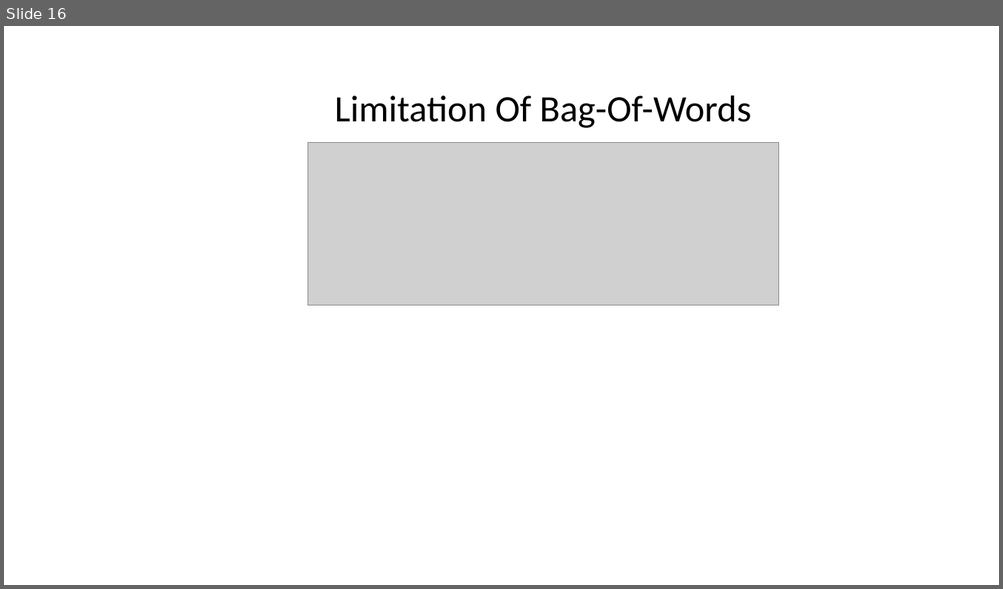
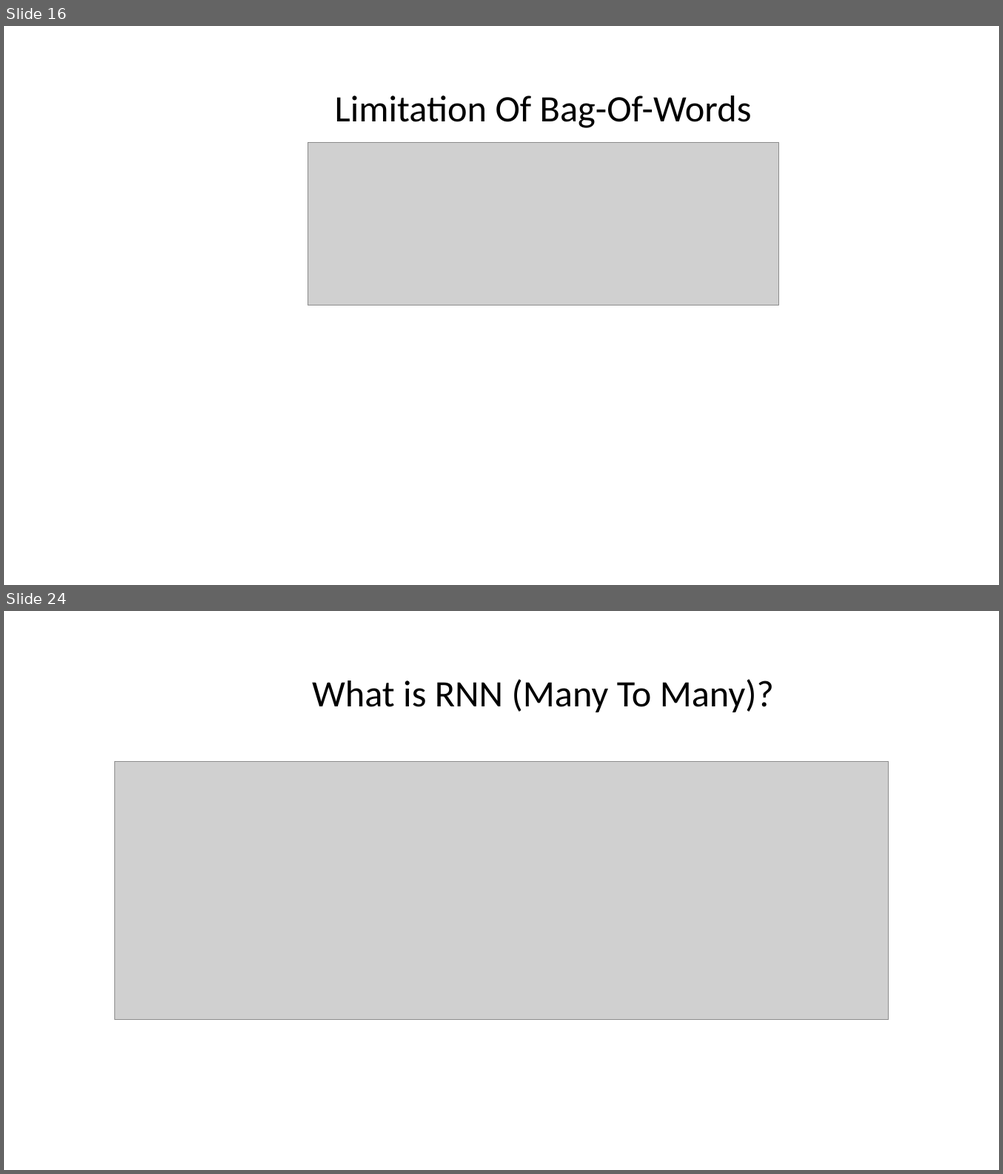
Before and after one commit to AvinashTiwari/Artifical-intelligence, a slide deck: 16_Nlp/NLP.pptx. Shown one above the other, each under a label of ours: slide 16 before the commit, slides 16 and 24 after it; the slides between them are not shown. The pictures are 1003x589 and 1003x1174 pixels, drawn with LibreOffice and Linux fonts; fonts in the diff are those of the drawing; grey boxes stand for pictures. Boxes give left, top, right and bottom in pixels: in the first picture for what was removed or moved away, otherwise in the second. Text is boxed around its words. In the diff, an @@ line names an element or a change of style, - is before the commit and + after.

```diff
--- a/16_Nlp/NLP.pptx
+++ b/16_Nlp/NLP.pptx
@@ slide 24 added at [4, 611, 999, 1170], background #FFFFFF @@
@@ title added at [312, 679, 774, 712], 36 pt, text #000000 @@
+What is RNN (Many To Many)?
@@ picture added at [114, 762, 888, 1021] @@
```
Also in this commit, not shown: 16 other slides added.
